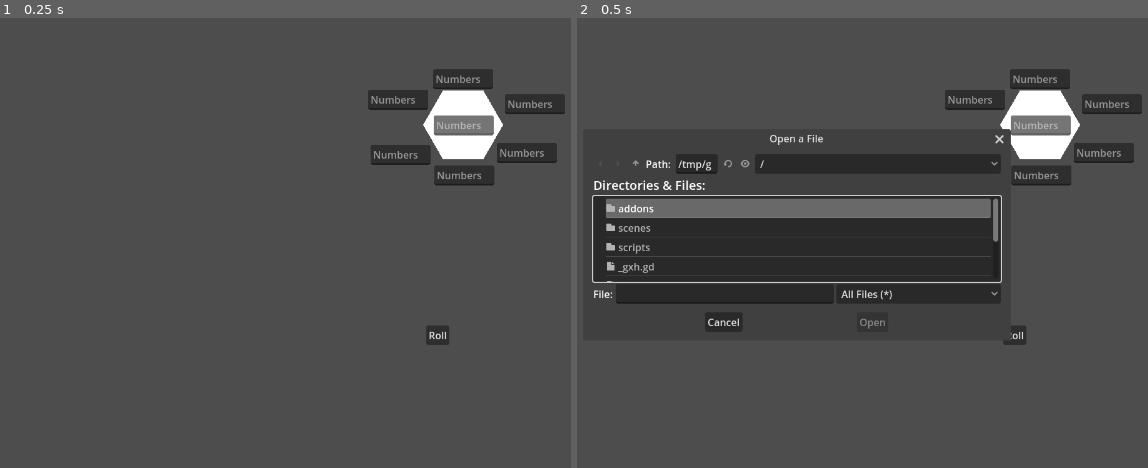
Above: before the commit, frames 1-2 (left to right).
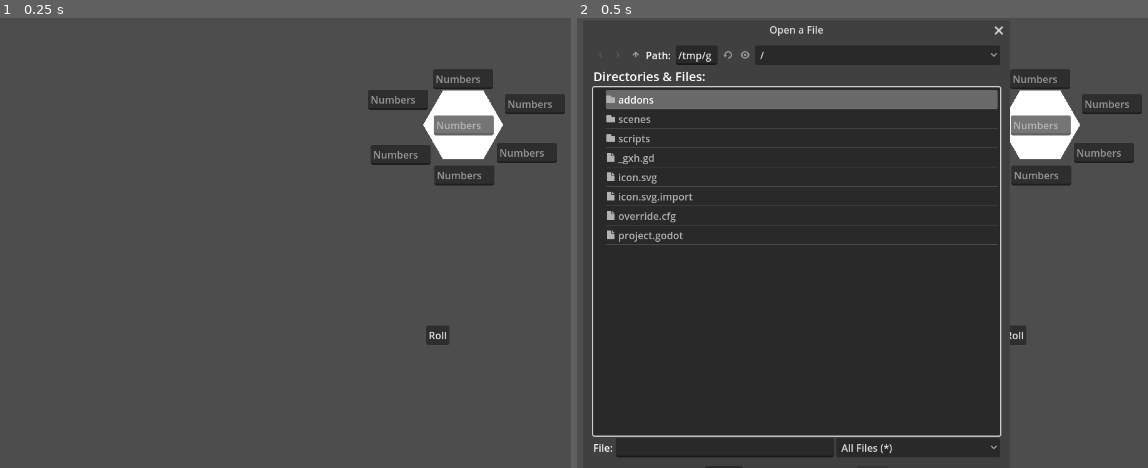
Above: after the commit, the same moments.

Repository: ashestosea/hex-flower
Game: Godot game, scene res://scenes/main.tscn
The game is run twice, just before and just after one commit, with the same random seed, the same clock (stepped at 60 frames per second) and the same inputs.
Inputs:
- Up to frame 1 (0.25 s): no input
- Up to frame 2 (0.5 s): no input

Frame 1 is identical in both runs. In frame 2, 33% of the frame differs, in the area x 2-77%, y 1-100%.

Commit message:
Increase file dialog size. Cleanup

Diff:
--- a/scripts/main.gd
+++ b/scripts/main.gd
@@ -15,7 +15,7 @@
 	await get_tree().create_timer(0.25).timeout
 
 	var file_dialog: FileDialog = $FileDialog
-	file_dialog.popup_centered(Vector2(300, 300))
+	file_dialog.popup_centered(Vector2(300, 720))
 	file_dialog.file_selected.connect(file_selected)
 
 
--- a/scripts/navigation.gd
+++ b/scripts/navigation.gd
@@ -64,9 +64,6 @@
 	_manager = manager
 
 	directions = nav_dict
-	print("nav_dict = ", typeof(nav_dict))
-	for i in nav_dict:
-		print(nav_dict[i])
 
 	stay.assign(nav_dict["stay"])
 	n.assign(nav_dict["n"])
@@ -97,7 +94,5 @@
 
 func get_dir(num: float):
 	for d in directions:
-		for i in directions[d]:
-			print(typeof(i))
 		if directions[d].has(num):
 			return d
